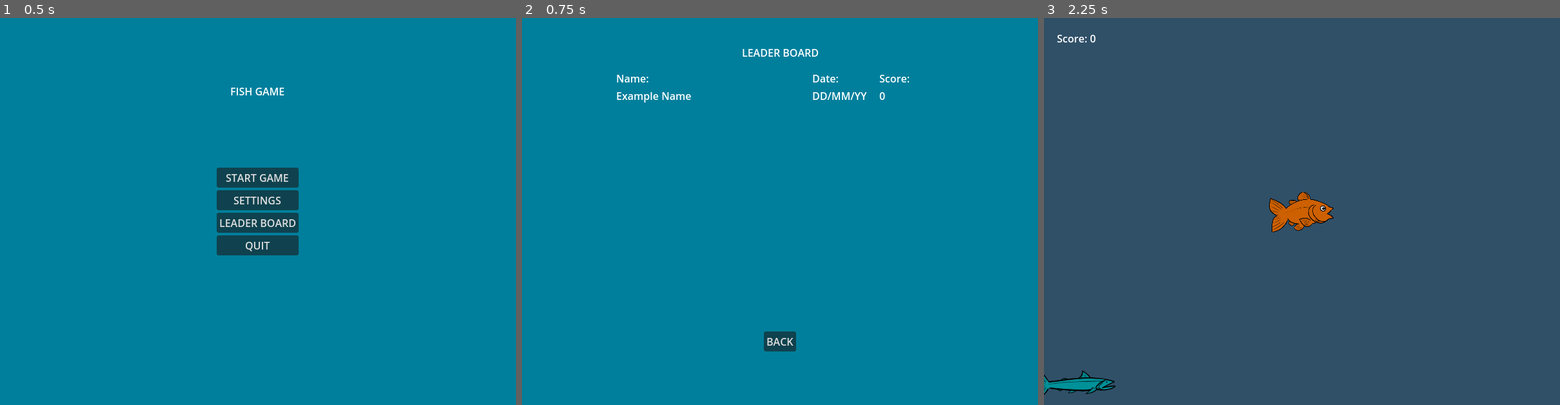
Above: before the commit, frames 1-3 (left to right).
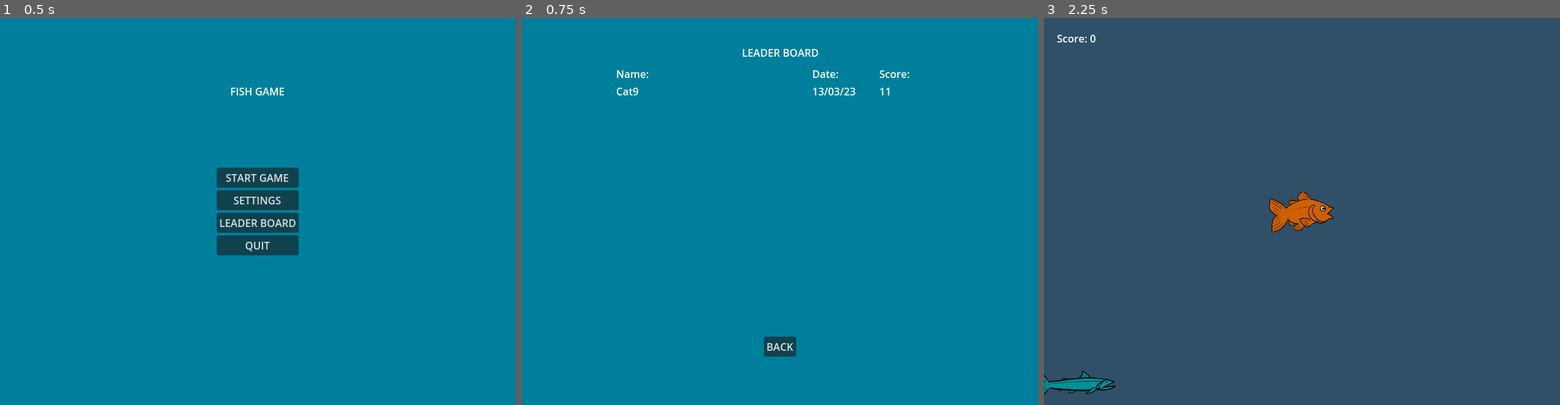
Above: after the commit, the same moments.

Repository: CatNine9/FishGame
Game: Godot game, scene res://UI/MainMenu.tscn
Same seed, same stepped clock (60 frames per second), same inputs: the game is played once before the commit and once after it.
Inputs:
- Up to frame 1 (0.5 s): no input
- Up to frame 2 (0.75 s): click "LEADER BOARD" at 0.5 s
- Up to frame 3 (2.25 s): click "BACK" at 1.25 s; click "START GAME" at 2 s

Frame 1 is identical in both runs. In frame 2, 0.9% of the frame differs, in the area x 18-75%, y 13-88%; in frame 3, nothing differs.

Commit message:
Rearranged the leaderboard menu to keep elements of each entry together.

Diff:
--- a/FishGame/UI/LeaderBoard.gd
+++ b/FishGame/UI/LeaderBoard.gd
@@ -1,4 +1,6 @@
 extends Control
+
+
 
 
 
--- a/FishGame/UI/LeaderBoard.tscn
+++ b/FishGame/UI/LeaderBoard.tscn
@@ -32,63 +32,57 @@
 grow_horizontal = 2
 grow_vertical = 2
 
-[node name="MenuVbox" type="VBoxContainer" parent="CenterContainer"]
-custom_minimum_size = Vector2(0, 400)
+[node name="VBoxContainer" type="VBoxContainer" parent="CenterContainer"]
+custom_minimum_size = Vector2(0, 450)
 layout_mode = 2
 
-[node name="HBoxContainer" type="HBoxContainer" parent="CenterContainer/MenuVbox"]
-custom_minimum_size = Vector2(0, 400)
+[node name="HeadingHbox" type="HBoxContainer" parent="CenterContainer/VBoxContainer"]
 layout_mode = 2
 
-[node name="NameVbox" type="VBoxContainer" parent="CenterContainer/MenuVbox/HBoxContainer"]
-layout_mode = 2
-
-[node name="NameHeadingLabel" type="Label" parent="CenterContainer/MenuVbox/HBoxContainer/NameVbox"]
+[node name="NameHeadingLabel" type="Label" parent="CenterContainer/VBoxContainer/HeadingHbox"]
 custom_minimum_size = Vector2(300, 0)
 layout_mode = 2
 size_flags_vertical = 0
 text = "Name:"
 
-[node name="ExampleNameLabel" type="Label" parent="CenterContainer/MenuVbox/HBoxContainer/NameVbox"]
-custom_minimum_size = Vector2(300, 0)
-layout_mode = 2
-size_flags_vertical = 0
-text = "Example Name"
-
-[node name="DateVbox" type="VBoxContainer" parent="CenterContainer/MenuVbox/HBoxContainer"]
-layout_mode = 2
-
-[node name="DateHeadingLabel" type="Label" parent="CenterContainer/MenuVbox/HBoxContainer/DateVbox"]
+[node name="DateHeadingLabel" type="Label" parent="CenterContainer/VBoxContainer/HeadingHbox"]
 custom_minimum_size = Vector2(100, 0)
 layout_mode = 2
 size_flags_vertical = 0
 text = "Date:"
 
-[node name="ExampleDateLabel" type="Label" parent="CenterContainer/MenuVbox/HBoxContainer/DateVbox"]
-custom_minimum_size = Vector2(100, 0)
-layout_mode = 2
-size_flags_vertical = 0
-text = "DD/MM/YY"
-
-[node name="ScoreVbox" type="VBoxContainer" parent="CenterContainer/MenuVbox/HBoxContainer"]
-layout_mode = 2
-
-[node name="ScoreHeadingLabel" type="Label" parent="CenterContainer/MenuVbox/HBoxContainer/ScoreVbox"]
+[node name="ScoreHeadingLabel" type="Label" parent="CenterContainer/VBoxContainer/HeadingHbox"]
 custom_minimum_size = Vector2(100, 0)
 layout_mode = 2
 size_flags_vertical = 0
 text = "Score:"
 
-[node name="ExampleScoreLabel" type="Label" parent="CenterContainer/MenuVbox/HBoxContainer/ScoreVbox"]
+[node name="ExampleHbox" type="HBoxContainer" parent="CenterContainer/VBoxContainer"]
+layout_mode = 2
+
+[node name="ExampleNameLabel" type="Label" parent="CenterContainer/VBoxContainer/ExampleHbox"]
+custom_minimum_size = Vector2(300, 0)
+layout_mode = 2
+size_flags_vertical = 0
+text = "Cat9"
+
+[node name="ExampleDateLabel" type="Label" parent="CenterContainer/VBoxContainer/ExampleHbox"]
 custom_minimum_size = Vector2(100, 0)
 layout_mode = 2
 size_flags_vertical = 0
-text = "0"
+text = "13/03/23"
 
-[node name="BackButton" type="Button" parent="CenterContainer/MenuVbox"]
+[node name="ExampleScoreLabel" type="Label" parent="CenterContainer/VBoxContainer/ExampleHbox"]
+custom_minimum_size = Vector2(100, 0)
+layout_mode = 2
+size_flags_vertical = 0
+text = "11"
+
+[node name="BackButton" type="Button" parent="CenterContainer/VBoxContainer"]
 custom_minimum_size = Vector2(50, 0)
 layout_mode = 2
 size_flags_horizontal = 4
+size_flags_vertical = 10
 text = "BACK"
 
 [node name="TitleVbox" type="VBoxContainer" parent="."]
@@ -107,4 +101,4 @@
 text = "LEADER BOARD"
 vertical_alignment = 2
 
-[connection signal="button_up" from="CenterContainer/MenuVbox/BackButton" to="." method="_on_back_button_button_up"]
+[connection signal="button_up" from="CenterContainer/VBoxContainer/BackButton" to="." method="_on_back_button_button_up"]
Not shown: 1 places in FishGame/UI/LeaderBoard.tscn that only renumber resources
